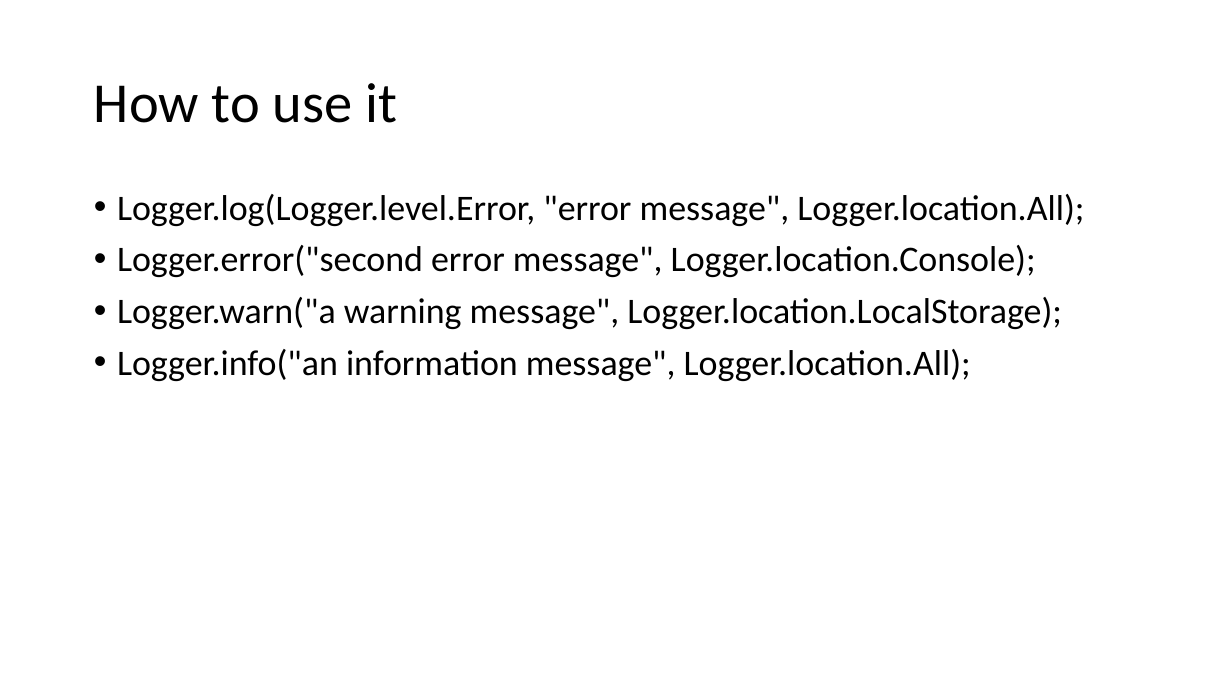
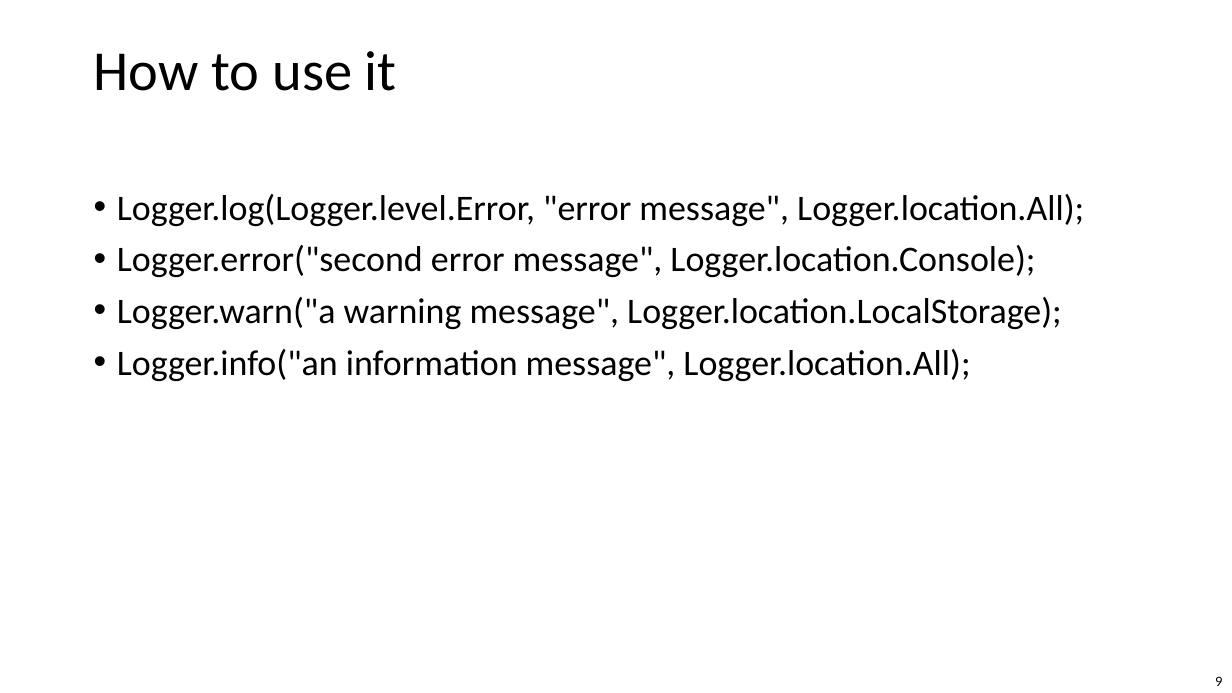
Before and after one commit to bogdan-cornianu/logger, a slide deck: slide 9 of Logger.pptx (slide 8 before the commit). Drawn at 1232x693 pixels with LibreOffice and Linux fonts; fonts in the diff are those of the drawing; background and template pictures are left out. Boxes give left, top, right and bottom in pixels: in the first picture for what was removed or moved away, otherwise in the second. Text is boxed around its words. In the diff, an @@ line names an element or a change of style, - is before the commit and + after.

```diff
--- a/Logger.pptx
+++ b/Logger.pptx
@@ text "How to use it" at bbox=[94, 51, 397, 91]: vertical alignment middle to top @@
@@ page number added at bbox=[1215, 676, 1222, 686], 10 pt, text #000000 @@
+9
```
Also in this commit, not shown: 14 other slides changed, 2 slides added, 1 slide removed.
